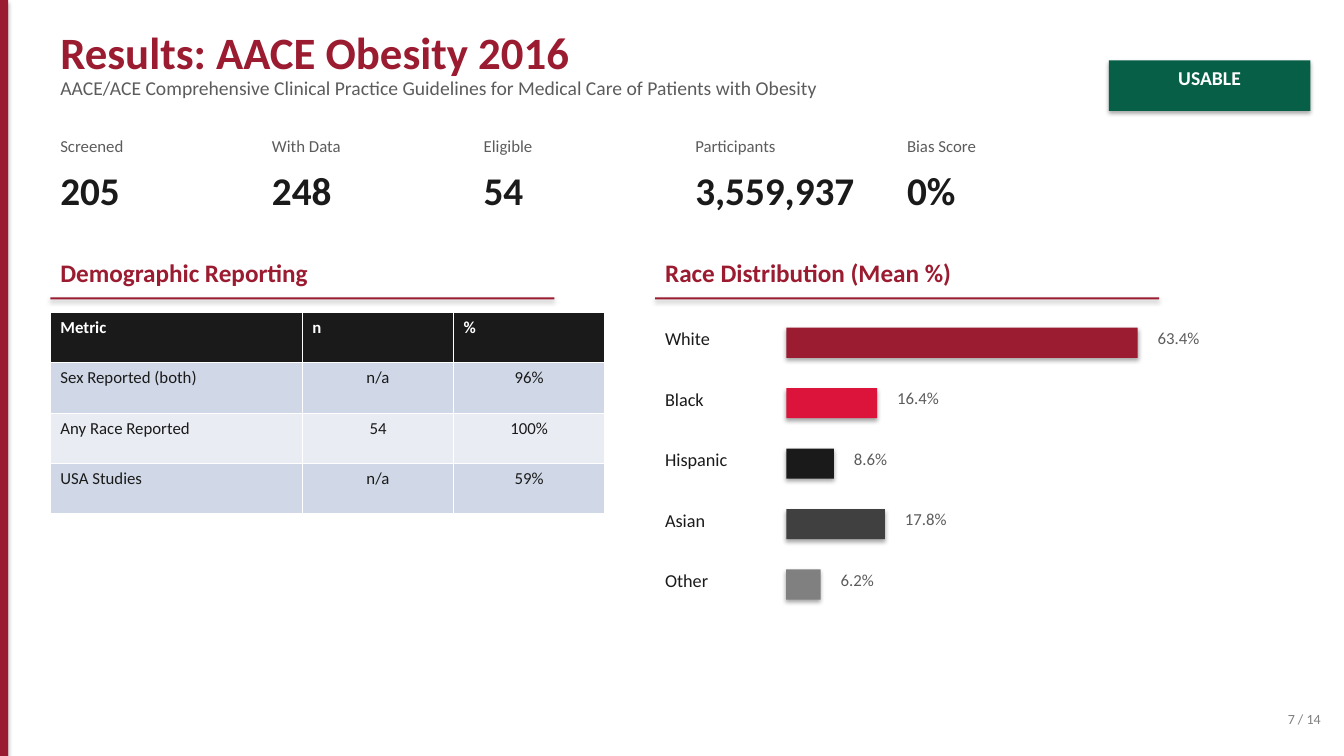
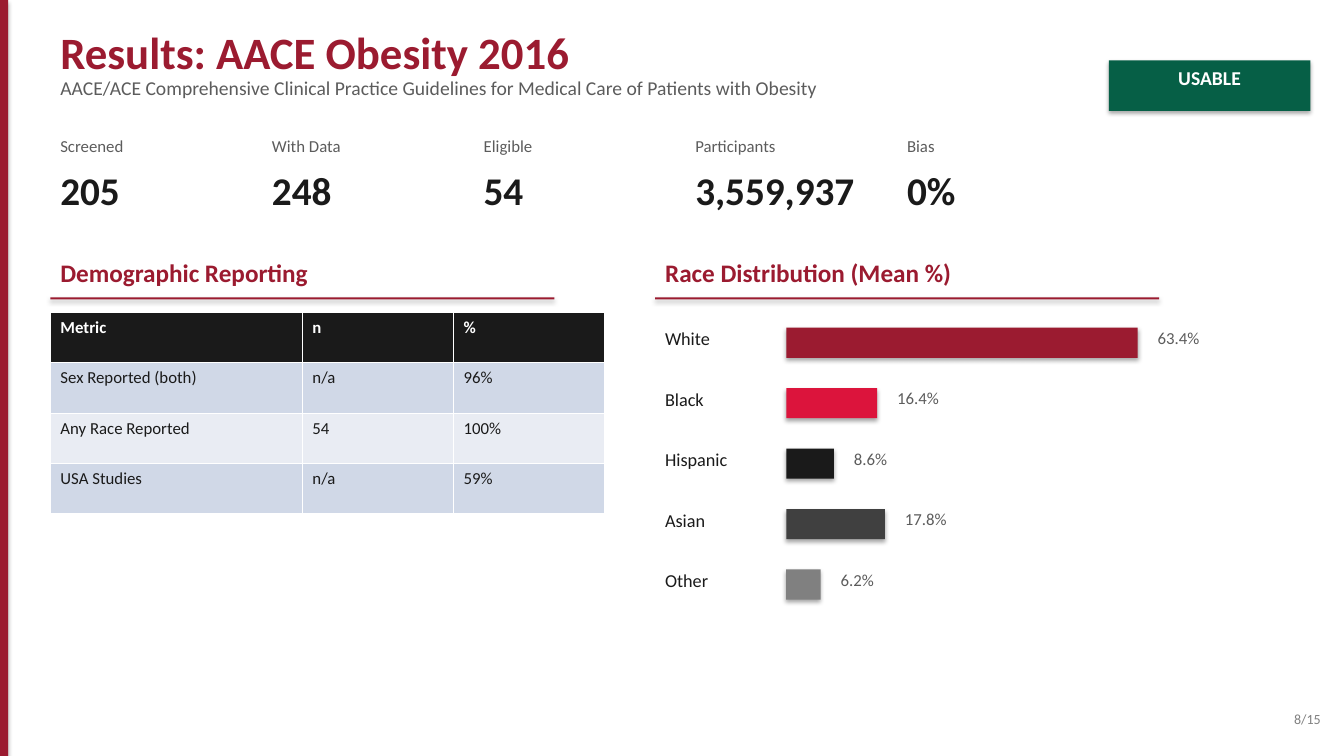
Before and after one commit to duckyquang/RADAR, a slide deck: slide 8 of RADAR_Presentation.pptx (slide 7 before the commit). Drawn at 1344x756 pixels with LibreOffice and Linux fonts; fonts in the diff are those of the drawing. Boxes give left, top, right and bottom in pixels: in the first picture for what was removed or moved away, otherwise in the second. Text is boxed around its words. In the diff, an @@ line names an element or a change of style, - is before the commit and + after.

Commit message:
docs: add bias score methodology slide explaining USABLE/NOT USABLE

```diff
--- a/RADAR_Presentation.pptx
+++ b/RADAR_Presentation.pptx
@@ text at <box>907,140,935,152</box>: text changed @@
-Bias Score
+Bias
@@ table at <box>50,313,605,514</box> @@
@@ alignment centre to left @@
@@ text at <box>1294,714,1321,725</box>: text changed @@
-7 / 14
+8/15
```
Also in this commit, not shown: 13 other slides changed, 1 slide added.
